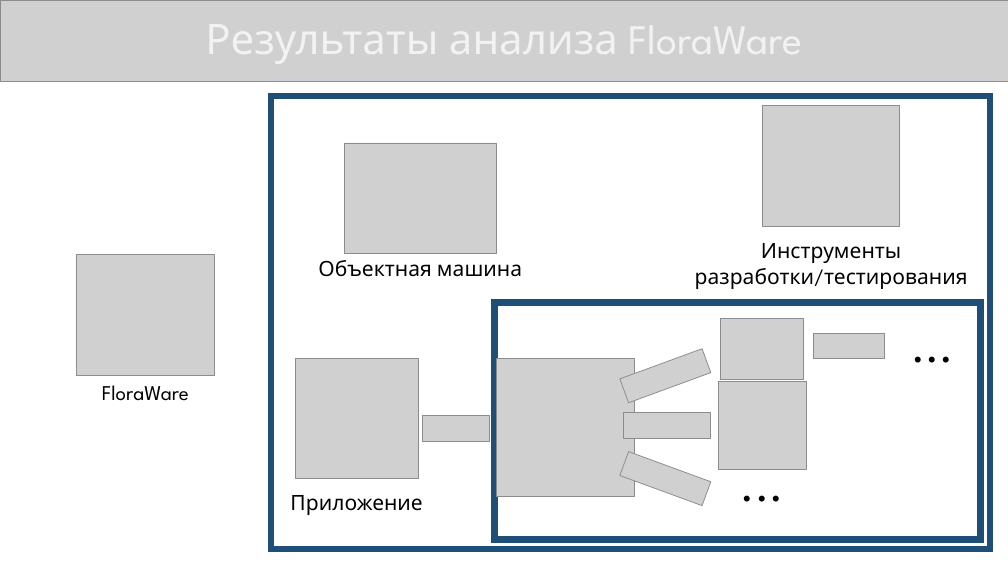
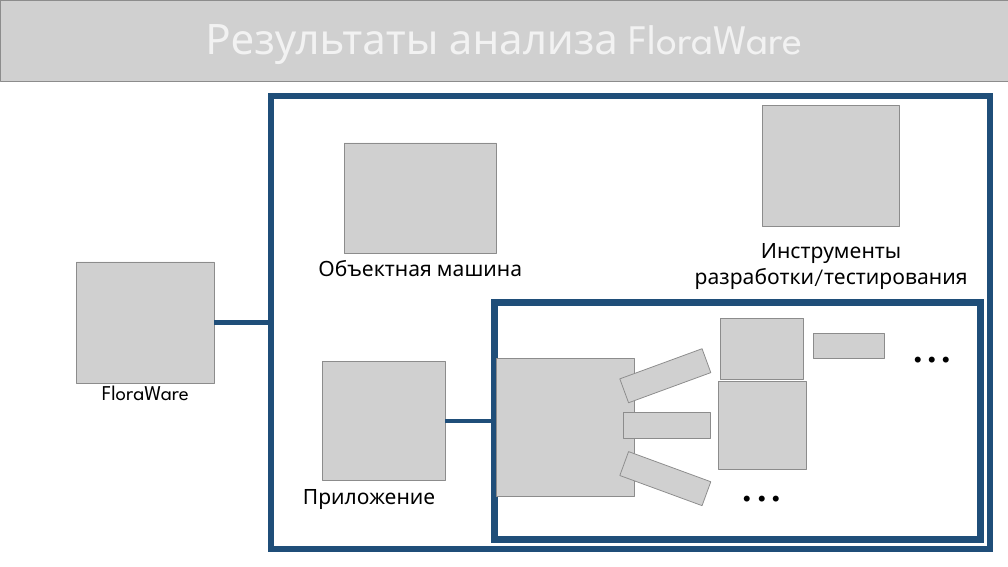
Before and after one commit to KonstantinShemyakin/Diplom, a slide deck: slide 6 of Presentation/NMSTU_Presentation.pptx (slide 7 before the commit). Drawn at 1008x567 pixels with LibreOffice and Linux fonts; fonts in the diff are those of the drawing; grey boxes stand for pictures. Boxes give left, top, right and bottom in pixels: in the first picture for what was removed or moved away, otherwise in the second. Text is boxed around its words. In the diff, an @@ line names an element or a change of style, - is before the commit and + after.

```diff
--- a/Presentation/NMSTU_Presentation.pptx
+++ b/Presentation/NMSTU_Presentation.pptx
@@ picture: place and size @@
-picture at (76,255,214,376)
+picture at (76,262,214,383)
@@ line added from (214, 323) to (271, 323), #1F4E79 4.5 pt @@
@@ picture: place and size @@
-picture at (296,359,418,479)
+picture at (323,361,445,481)
@@ picture removed at (423,416,490,442) @@
@@ line added from (445, 421) to (495, 421), #1F4E79 4.5 pt @@
@@ text "Приложение": place and size @@
-text "Приложение" at (290,495,422,515)
+text "Приложение" at (303,489,435,509)
```
Also in this commit, not shown: 3 other slides changed, 1 slide added, 1 other file.
